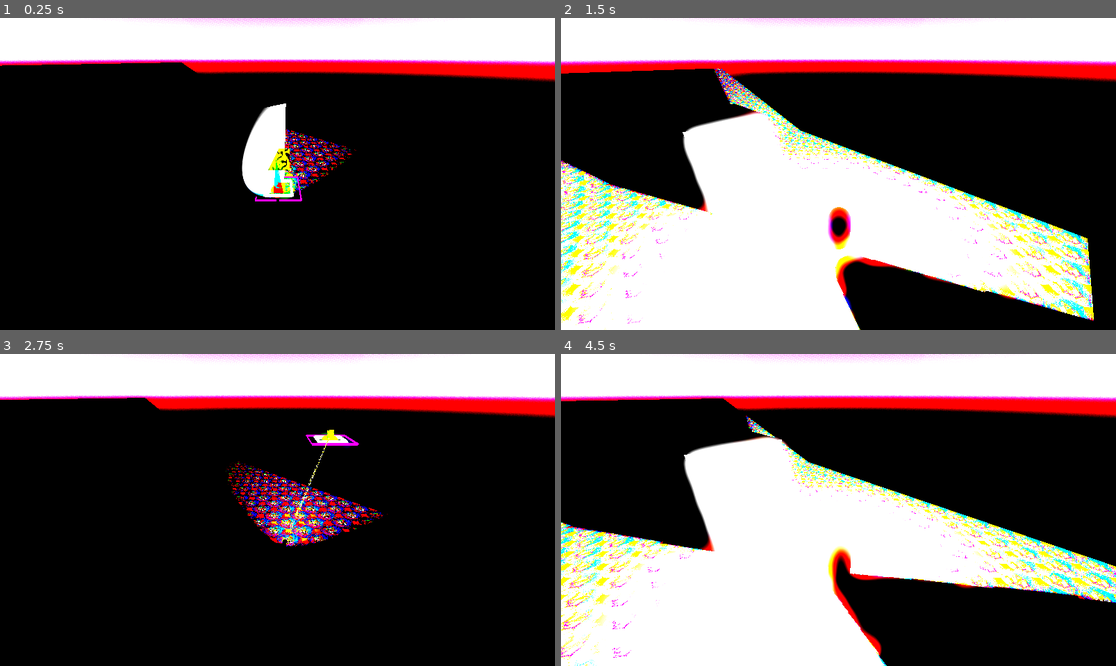
Above: before the commit, frames 1-4 (two rows, left to right).
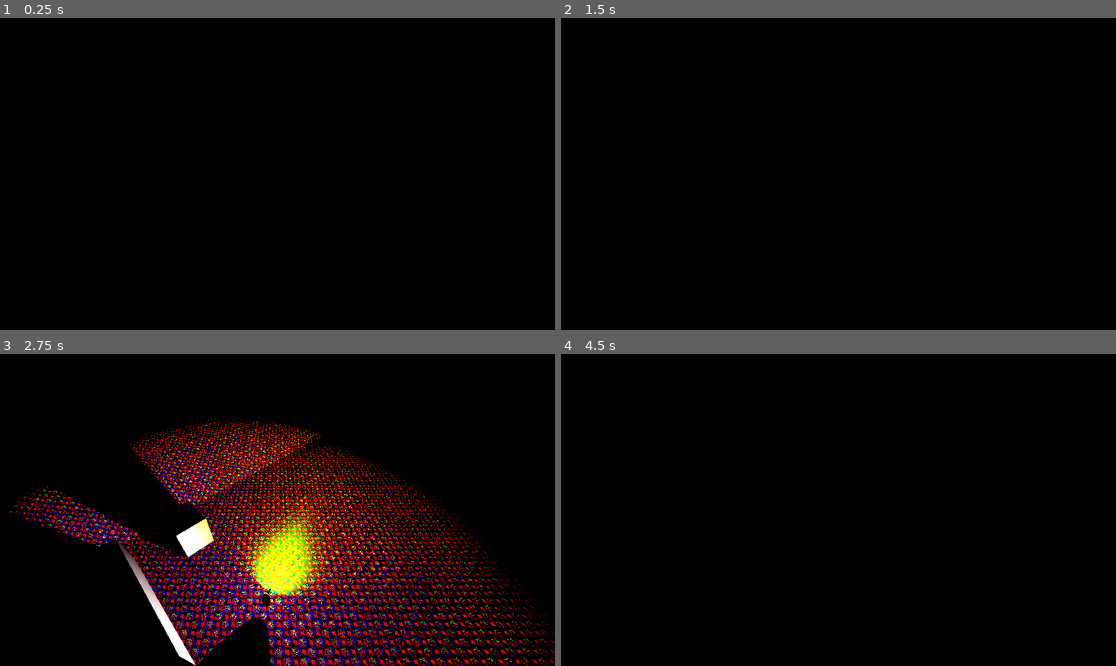
Above: after the commit, the same moments.

Repository: officialErnests/mut-4rr-
Game: Godot game, scene res://Scenes/game.tscn
The game is run twice, just before and just after one commit, with the same random seed, the same clock (stepped at 60 frames per second) and the same inputs.
Inputs (mouse positions are in pixels of both pictures, inside the frame that each line leads up to):
- Up to frame 1 (0.25 s): no input
- Up to frame 2 (1.5 s): tap Enter at 0.5 s; move the mouse to (960, 158) at 0.52 s; press the mouse at (960, 158) at 0.53 s; hold D (right) 0.53-1.28 s; tap Space (jump) at 0.77 s; move the mouse to (727, 189) at 1.27 s; release the mouse at (727, 189) at 1.28 s; hold S (backward) from 1.28 s (still down); click (727, 189) at 1.35 s
- Up to frame 3 (2.75 s): tap Space (jump) at 1.52 s; move the mouse to (333, 441) at 2.02 s; release S (backward) at 2.03 s; press the mouse at (333, 441) at 2.03 s; hold D (right) from 2.03 s (still down)
- Up to frame 4 (4.5 s): move the mouse to (810, 572) at 2.77 s; release D (right) at 2.78 s; release the mouse at (810, 572) at 2.78 s; hold W (forward) 2.78-3.53 s; click (810, 572) at 2.85 s; tap Space (jump) at 3.02, 3.77 s; move the mouse to (1005, 556) at 3.52 s; press the mouse at (1005, 556) at 3.53 s; hold A (left) from 3.53 s (still down); move the mouse to (672, 463) at 4.27 s; release the mouse at (672, 463) at 4.28 s; click (672, 463) at 4.35 s

The runs differ from the first frame. In frame 1, 20% of the frame differs, in the area x 0-100%, y 0-59%; in frame 2, 61%, in the area x 0-100%, y 0-100%; in frame 3, 38%; in frame 4, 58%.

Commit message:
Added assets

Diff:
--- a/Scenes/game.tscn
+++ b/Scenes/game.tscn
@@ -18,8 +18,8 @@
 ambient_light_source = 1
 reflected_light_source = 1
 tonemap_mode = 3
-tonemap_exposure = 3.45
-tonemap_white = 0.1
+tonemap_exposure = 0.85
+tonemap_white = 16.0
 glow_enabled = true
 glow_normalized = true
 glow_intensity = 0.42
@@ -32,18 +32,19 @@
 [sub_resource type="CameraAttributesPractical" id="CameraAttributesPractical_qxrlw"]
 auto_exposure_enabled = true
 auto_exposure_scale = 0.03
-auto_exposure_speed = 10.0
+auto_exposure_speed = 1.0
 dof_blur_far_enabled = true
+dof_blur_far_distance = 30.0
 dof_blur_far_transition = 20.0
 dof_blur_amount = 1.0
 
 [sub_resource type="StandardMaterial3D" id="StandardMaterial3D_qxrlw"]
 albedo_texture = ExtResource("1_ebmjs")
-uv1_scale = Vector3(20, 20, 20)
+uv1_scale = Vector3(100, 100, 100)
 texture_filter = 0
 
 [sub_resource type="PlaneMesh" id="PlaneMesh_wrm1d"]
-size = Vector2(20, 20)
+size = Vector2(100, 100)
 
 [sub_resource type="WorldBoundaryShape3D" id="WorldBoundaryShape3D_3dryh"]
 
@@ -54,7 +55,7 @@
 camera_attributes = SubResource("CameraAttributesPractical_qxrlw")
 
 [node name="StaticBody3D" type="StaticBody3D" parent="."]
-collision_layer = 3
+collision_layer = 7
 
 [node name="MeshInstance3D" type="MeshInstance3D" parent="StaticBody3D"]
 material_override = SubResource("StandardMaterial3D_qxrlw")
@@ -65,7 +66,7 @@
 
 [node name="StaticBody3D2" type="StaticBody3D" parent="."]
 transform = Transform3D(0.9659258, 0.25881904, 0, -0.25881904, 0.9659258, 0, 0, 0, 1, -19.5, 2.5, 0)
-collision_layer = 3
+collision_layer = 7
 
 [node name="MeshInstance3D" type="MeshInstance3D" parent="StaticBody3D2"]
 material_override = SubResource("StandardMaterial3D_qxrlw")
@@ -82,3 +83,9 @@
 use_collision = true
 collision_layer = 3
 size = Vector3(4.1, 4.2000003, 3.5)
+
+[node name="CSGBox3D2" type="CSGBox3D" parent="."]
+transform = Transform3D(1, 0, 0, 0, 1, 0, 0, 0, 1, 0.39999986, 2.0000002, 6.75)
+use_collision = true
+collision_layer = 3
+size = Vector3(14, 4.2000003, 3.5)
--- a/Scenes/player.tscn
+++ b/Scenes/player.tscn
@@ -1,11 +1,13 @@
-[gd_scene load_steps=21 format=3 uid="uid://bpgaix3cftid6"]
+[gd_scene load_steps=22 format=3 uid="uid://bpgaix3cftid6"]
 
 [ext_resource type="Script" uid="uid://c73bn6ajbmaj" path="res://Scripts/player.gd" id="1_v0iea"]
 [ext_resource type="Script" uid="uid://1f0q4ofhgup" path="res://Scripts/gun_pointer.gd" id="2_cvnsp"]
 [ext_resource type="Script" uid="uid://dcpwb4aalddig" path="res://Scripts/gun_visual.gd" id="3_6t5aa"]
 [ext_resource type="Script" uid="uid://b5kv5ttlwlpi5" path="res://Scripts/handle_shoot.gd" id="3_x3wgy"]
 [ext_resource type="Script" uid="uid://c2qad2apg860v" path="res://Scripts/label_sizer.gd" id="4_vgqql"]
-[ext_resource type="Texture2D" uid="uid://ctx06ekxiqf8u" path="res://Temp_assets/s7.jpg" id="5_fkybt"]
+[ext_resource type="Texture2D" uid="uid://b6apxjep8wnwf" path="res://Assets/cursor.png" id="6_f1ek2"]
+[ext_resource type="Script" uid="uid://c65dhkofbptrf" path="res://Scripts/look_at.gd" id="7_3smsa"]
+[ext_resource type="Script" uid="uid://bjuxy6pujas3c" path="res://Scripts/CursorToPoint.gd" id="7_8erm5"]
 
 [sub_resource type="CapsuleShape3D" id="CapsuleShape3D_6t5aa"]
 radius = 0.4
@@ -13,19 +15,19 @@
 
 [sub_resource type="StandardMaterial3D" id="StandardMaterial3D_x3wgy"]
 shading_mode = 0
-albedo_texture = ExtResource("5_fkybt")
+albedo_color = Color(0.13, 0.13, 0.13, 1)
+albedo_texture = ExtResource("6_f1ek2")
 billboard_mode = 1
-
-[sub_resource type="StandardMaterial3D" id="StandardMaterial3D_3smsa"]
-albedo_texture = ExtResource("5_fkybt")
+billboard_keep_scale = true
+fixed_size = true
 
 [sub_resource type="QuadMesh" id="QuadMesh_8erm5"]
-material = SubResource("StandardMaterial3D_3smsa")
 
 [sub_resource type="StandardMaterial3D" id="StandardMaterial3D_tx1dd"]
-blend_mode = 2
+blend_mode = 1
 no_depth_test = true
-albedo_color = Color(1, 0, 0, 1)
+shading_mode = 0
+albedo_color = Color(0.003921569, 0, 0, 1)
 grow = true
 grow_amount = -0.158
 
@@ -35,12 +37,13 @@
 rings = 0
 
 [sub_resource type="StandardMaterial3D" id="StandardMaterial3D_fkybt"]
+blend_mode = 1
 cull_mode = 2
-shading_mode = 0
-albedo_color = Color(0, 0, 1, 1)
+no_depth_test = true
+shading_mode = 0
+albedo_color = Color(0, 0, 0.003921569, 1)
 heightmap_scale = 8.468
 grow_amount = -0.315
-fixed_size = true
 point_size = 36.9
 fov_override = 50.0
 
@@ -51,12 +54,12 @@
 ring_segments = 4
 
 [sub_resource type="StandardMaterial3D" id="StandardMaterial3D_8erm5"]
+blend_mode = 1
 cull_mode = 2
 shading_mode = 0
-albedo_color = Color(0, 1, 0, 1)
+albedo_color = Color(0, 0.003921569, 0, 1)
 heightmap_scale = 8.468
 grow_amount = -0.315
-fixed_size = true
 point_size = 36.9
 fov_override = 50.0
 
@@ -67,12 +70,12 @@
 ring_segments = 4
 
 [sub_resource type="StandardMaterial3D" id="StandardMaterial3D_f1ek2"]
+blend_mode = 1
 cull_mode = 2
 shading_mode = 0
-albedo_color = Color(1, 0, 0, 1)
+albedo_color = Color(0.003921569, 0, 0, 1)
 heightmap_scale = 8.468
 grow_amount = -0.315
-fixed_size = true
 point_size = 36.9
 fov_override = 50.0
 
@@ -97,7 +100,7 @@
 
 [node name="PointerToSpace" type="Node" parent="." node_paths=PackedStringArray("camera", "pointer")]
 script = ExtResource("2_cvnsp")
-camera = NodePath("../Neck/Camera3D")
+camera = NodePath("../Neck/Cursor_offset/Camera3D")
 pointer = NodePath("../Gun_Look_at")
 offset = Vector3(0, 1, 0)
 
@@ -110,11 +113,13 @@
 [node name="Gun" type="Node3D" parent="."]
 transform = Transform3D(1, 0, 0, 0, 1, 0, 0, 0, 1, 0, 0.2, 0)
 
-[node name="HandleShoot" type="Node" parent="Gun" node_paths=PackedStringArray("light", "light_pt2", "hiddens")]
+[node name="HandleShoot" type="Node" parent="Gun" node_paths=PackedStringArray("light", "light_pt2", "hiddens", "cursor_handler", "cam_shaker")]
 script = ExtResource("3_x3wgy")
 light = NodePath("../XD")
 light_pt2 = NodePath("../FLASH2")
 hiddens = NodePath("../hiddens")
+cursor_handler = NodePath("../GunVisual")
+cam_shaker = NodePath("../../Neck/Cursor_offset/CursorToPos")
 
 [node name="GunVisual" type="Node" parent="Gun" node_paths=PackedStringArray("LOOK_AT", "GUN", "POINTER", "POINTER_LEFT", "POINTER_GOAL", "POINTER_GROUND", "POINTER_GROUND_NORM")]
 script = ExtResource("3_6t5aa")
@@ -125,12 +130,13 @@
 POINTER_GOAL = NodePath("../hiddens/POINTER_END")
 POINTER_GROUND = NodePath("../hiddens/GROUND_POINTER")
 POINTER_GROUND_NORM = NodePath("../hiddens/POINTER_BOTTOM")
-smoothing = 10.0
+smoothing = 4.0
 below_cursor_distance = 10
 
 [node name="hiddens" type="Node3D" parent="Gun"]
 
 [node name="POINTER_END" type="MeshInstance3D" parent="Gun/hiddens"]
+transform = Transform3D(0.05, 0, 0, 0, 0.05, 0, 0, 0, 0.05, 0, 1, 0)
 material_override = SubResource("StandardMaterial3D_x3wgy")
 mesh = SubResource("QuadMesh_8erm5")
 skeleton = NodePath("../..")
@@ -141,11 +147,11 @@
 alpha_cut = 1
 alpha_scissor_threshold = 0.7
 texture_filter = 0
-modulate = Color(1, 0, 0, 1)
-outline_modulate = Color(0, 1, 1, 1)
+modulate = Color(0.039215688, 0, 0, 1)
+outline_modulate = Color(0, 0.019607844, 0.019607844, 1)
 text = "AAAAAAAAAAAAAAAAAAAAAAAAAAAAAAAAAAAAA
 "
-font_size = 100
+font_size = 200
 outline_size = 20
 uppercase = true
 script = ExtResource("4_vgqql")
@@ -156,11 +162,11 @@
 alpha_cut = 1
 alpha_scissor_threshold = 0.7
 texture_filter = 0
-modulate = Color(1, 0, 0, 1)
-outline_modulate = Color(0, 1, 1, 1)
+modulate = Color(0.039215688, 0, 0, 1)
+outline_modulate = Color(0, 0.019607844, 0.019607844, 1)
 text = "AAAAAAAAAAAAAAAAAAAAAAAAAAAAAAAAAAAAA
 "
-font_size = 100
+font_size = 200
 outline_size = 20
 uppercase = true
 script = ExtResource("4_vgqql")
@@ -174,26 +180,29 @@
 transform = Transform3D(-1, 0, 8.742278e-08, 0, 1, 0, -8.742278e-08, 0, -1, 0, 0, 0)
 
 [node name="POINTER_BOTTOM" type="MeshInstance3D" parent="Gun/hiddens/POINTER_BOTTOM"]
-transform = Transform3D(0.05, 0, 0, 0, 0.05, 0, 0, 0, 0.05, 0, 0, 0)
+transform = Transform3D(0.5, 0, 0, 0, 0.5, 0, 0, 0, 0.5, 0, 0, 0)
 material_override = SubResource("StandardMaterial3D_fkybt")
 mesh = SubResource("TorusMesh_x3wgy")
 skeleton = NodePath("../../..")
 
 [node name="POINTER_BOTTOM2" type="MeshInstance3D" parent="Gun/hiddens/POINTER_BOTTOM"]
-transform = Transform3D(0.05, 0, 0, 0, 0.05, 0, 0, 0, 0.05, 0, 0, 0)
+transform = Transform3D(0.5, 0, 0, 0, 0.5, 0, 0, 0, 0.5, 0, 0, 0)
 material_override = SubResource("StandardMaterial3D_8erm5")
 mesh = SubResource("TorusMesh_fkybt")
 skeleton = NodePath("../../..")
 
 [node name="POINTER_BOTTOM3" type="MeshInstance3D" parent="Gun/hiddens/POINTER_BOTTOM"]
-transform = Transform3D(0.05, 0, 0, 0, 0.05, 0, 0, 0, 0.05, 0, 0, 0)
+transform = Transform3D(0.5, 0, 0, 0, 0.5, 0, 0, 0, 0.5, 0, 0, 0)
 material_override = SubResource("StandardMaterial3D_f1ek2")
 mesh = SubResource("TorusMesh_3smsa")
 skeleton = NodePath("../../..")
 
 [node name="SpotLight3D" type="SpotLight3D" parent="Gun/hiddens"]
-transform = Transform3D(1, 0, 0, 0, 1, 0, 0, 0, 1, -0.2, 0, -0.9)
+transform = Transform3D(1, 0, 0, 0, 1, 0, 0, 0, 1, -0.2, -0.3, -1.1)
+shadow_enabled = true
 spot_range = 20.0
+spot_angle = 50.0
+spot_angle_attenuation = 34.29675
 
 [node name="Gun" type="MeshInstance3D" parent="Gun"]
 transform = Transform3D(1, 0, 0, 0, 1, 0, 0, 0, 1, 0, 0, -0.8)
@@ -202,30 +211,46 @@
 
 [node name="XD" type="OmniLight3D" parent="Gun"]
 transform = Transform3D(1, 0, 0, 0, 1, 0, 0, 0, 1, 0, -1.4901161e-08, -1)
-visible = false
-light_energy = 16.0
 light_specular = 0.65
 shadow_enabled = true
 omni_range = 40.0
+omni_attenuation = 0.1
 
 [node name="FLASH2" type="SpotLight3D" parent="Gun"]
 transform = Transform3D(1, 0, 0, 0, 1, 0, 0, 0, 1, 0, -4.4703484e-08, -1)
-visible = false
-light_color = Color(0, 0, 1, 1)
+light_color = Color(1, 1, 0, 1)
 light_energy = 16.0
-light_negative = true
 light_specular = 16.0
 shadow_enabled = true
 spot_range = 100.0
-spot_attenuation = -1.0
-spot_angle = 28.86
-spot_angle_attenuation = 0.17677742
+spot_angle = 80.0
+spot_angle_attenuation = 28.840166
 
 [node name="Neck" type="Node3D" parent="."]
 transform = Transform3D(0.70710677, 0, 0.70710677, 0, 1, 0, -0.70710677, 0, 0.70710677, 0, 0, 0)
 
-[node name="Camera3D" type="Camera3D" parent="Neck"]
-transform = Transform3D(1, 0, 0, 0, 0.8660254, 0.5, 0, -0.5, 0.8660254, 0, 5, 5)
+[node name="Cursor_offset" type="Node3D" parent="Neck"]
+
+[node name="CursorToPos" type="Node" parent="Neck/Cursor_offset" node_paths=PackedStringArray("obj")]
+script = ExtResource("7_8erm5")
+obj = NodePath("..")
+space_mul = 0.01
+speed_mul = 2.0
+
+[node name="Camera3D" type="Camera3D" parent="Neck/Cursor_offset"]
+transform = Transform3D(1.0000001, 0, 0, 0, 0.7071068, 0.7071068, 0, -0.7071068, 0.7071068, 0, 20, 10.000001)
+
+[node name="Player_spotlight" type="SpotLight3D" parent="Neck/Cursor_offset/Camera3D"]
+transform = Transform3D(1, 0, 0, 0, 0.93969256, 0.34202012, 0, -0.3420201, 0.9396926, 0, 0, 0)
+spot_range = 100.0
+spot_attenuation = 2.0
+spot_angle = 5.0
+spot_angle_attenuation = 12.553313
+
+[node name="LookAt" type="Node" parent="Neck/Cursor_offset/Camera3D/Player_spotlight" node_paths=PackedStringArray("base", "look_node")]
+script = ExtResource("7_3smsa")
+base = NodePath("..")
+look_node = NodePath("../../../../PlayerBean")
 
 [node name="PlayerBean" type="MeshInstance3D" parent="Neck"]
 transform = Transform3D(0.7071068, 0, -0.7071068, 0, 1, 0, 0.7071068, 0, 0.7071068, 0, 0, 0)
--- /dev/null
+++ b/Scripts/CursorToPoint.gd
@@ -0,0 +1,13 @@
+extends Node
+
+@export var obj: Node3D
+@export var space_mul: float = 1
+@export var speed_mul: float = 1
+
+func shot(p_intensity):
+	obj.position += Vector3(randf_range(-p_intensity, p_intensity), 0, randf_range(-p_intensity, p_intensity))
+
+func _process(delta: float) -> void:
+	var mouse_position = get_viewport().get_mouse_position() - get_viewport().get_visible_rect().size / 2
+	var gotTo = Vector3(mouse_position.x, 0, mouse_position.y) * space_mul
+	obj.position += (gotTo - obj.position) * delta * speed_mul
--- a/Scripts/gun_pointer.gd
+++ b/Scripts/gun_pointer.gd
@@ -7,7 +7,6 @@
 # Called when the node enters the scene tree for the first time.
 func _ready() -> void:
 	pass # Replace with function body.
-
 
 # Called every frame. 'delta' is the elapsed time since the previous frame.
 func _process(delta: float) -> void:
--- a/Scripts/gun_visual.gd
+++ b/Scripts/gun_visual.gd
@@ -24,9 +24,9 @@
 func _process(delta: float) -> void:
 	#Smooths cursor
 	prev_location += (LOOK_AT.global_position - prev_location) * delta * smoothing
-
+	prev_location.y = LOOK_AT.global_position.y
 	#Detects if there aren't no obstacles infront
-	var temp_raycast = castRay(GUN.global_position, prev_location, GUN.get_world_3d().direct_space_state)
+	var temp_raycast = castRay(GUN.global_position, prev_location, GUN.get_world_3d().direct_space_state, 2)
 	var look_position = prev_location
 	if temp_raycast:
 		look_position = temp_raycast["position"]
@@ -44,7 +44,7 @@
 	POINTER_LEFT.renderText()
 	POINTER_LEFT.position.z = -0.4 + dist / -2
 
-	var cursor_raycast = castRay(look_position, look_position - Vector3(0, below_cursor_distance, 0), GUN.get_world_3d().direct_space_state)
+	var cursor_raycast = castRay(look_position, look_position - Vector3(0, below_cursor_distance, 0), GUN.get_world_3d().direct_space_state, 4)
 	if cursor_raycast:
 		POINTER_GROUND_NORM.global_position = cursor_raycast["position"] + Vector3.UP * 0.2
 		POINTER_GROUND_NORM.look_at(POINTER_GROUND_NORM.global_position + cursor_raycast["normal"])
@@ -56,7 +56,7 @@
 		POINTER_GROUND.global_rotation = Vector3.ZERO
 
 
-func castRay(from, to, obj):
-	var params = PhysicsRayQueryParameters3D.create(from, to, 2)
+func castRay(from, to, obj, coll_layer):
+	var params = PhysicsRayQueryParameters3D.create(from, to, coll_layer)
 
 	return obj.intersect_ray(params)
--- a/Scripts/handle_shoot.gd
+++ b/Scripts/handle_shoot.gd
@@ -3,21 +3,28 @@
 @export var light: Node3D
 @export var light_pt2: Node3D
 @export var hiddens: Node3D
+@export var cursor_handler: Node
+@export var cam_shaker: Node
 var timer = 0
 var flash_timer = 0
+var delay = 0
 func _process(delta: float) -> void:
-	if Input.is_action_just_pressed("shoot"):
+	if Input.is_action_pressed("shoot") and delay <= 0:
 		light.visible = true
 		light_pt2.visible = true
 		hiddens.visible = false
-		flash_timer = 0.05
-		timer = 0.05
+		flash_timer = 0.01
+		timer = 0.01
+		delay = 0.02
+		cursor_handler.instaSet()
+		cam_shaker.shot(1)
 	elif flash_timer > 0:
 		flash_timer -= delta
 	elif timer > 0:
 		light_pt2.visible = false
 		timer -= delta
 	else:
+		delay -= delta
 		light_pt2.visible = false
 		light.visible = false
 		hiddens.visible = true
--- a/Scripts/label_sizer.gd
+++ b/Scripts/label_sizer.gd
@@ -32,7 +32,7 @@
 
 func renderText():
 	text = ""
-	var temp_range = floori(distance / (TEXT_SIZE[text_state] * 4)) - 1
+	var temp_range = floori(distance / (TEXT_SIZE[text_state] * 8))
 	for i in range(temp_range):
 		if i == 0:
 			text += SHOT_TEXTS[text_state].substr(floori(scroll) % (SHOT_TEXTS[text_state].length()))
--- /dev/null
+++ b/Scripts/look_at.gd
@@ -0,0 +1,7 @@
+extends Node
+
+@export var base: Node3D
+@export var look_node: Node3D
+# Called every frame. 'delta' is the elapsed time since the previous frame.
+func _process(delta: float) -> void:
+	base.look_at(look_node.global_position)
Binary file added: Assets/Enemy_faces.png
Binary file added: Assets/Player_faces.png
Binary file added: Assets/Shopkeep_face.png
Binary file added: Assets/cursor.png
Not shown, added: Assets/cursor.png.import
Not shown, added: Scripts/CursorToPoint.gd.uid
Not shown, added: Scripts/look_at.gd.uid
Not shown, added: Assets/Enemy_faces.xcf
Not shown, added: Assets/Player_faces.xcf
Not shown, added: Assets/Shopkeep_face.xcf
Not shown, added: Assets/cursor.xcf
